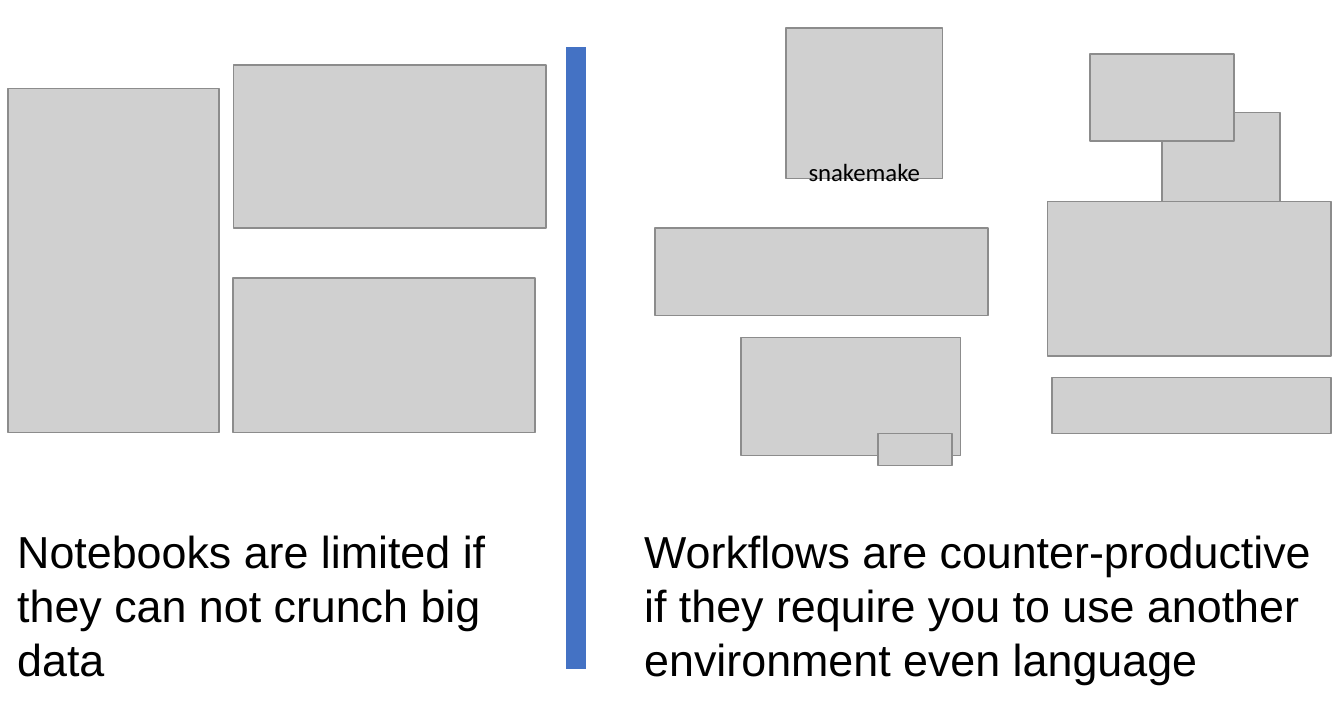
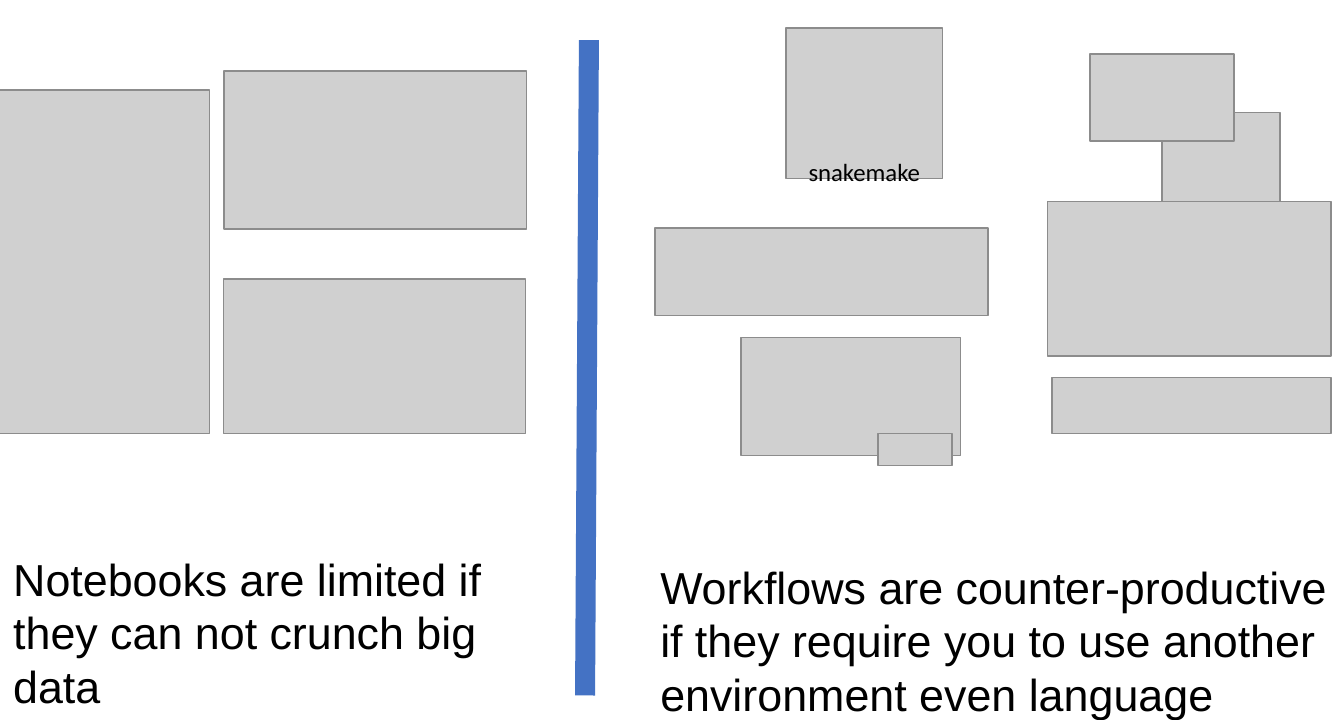
Before and after one commit to vatlab/sos-docs, a slide deck: slide 1 of src/media/interactive-vs-workflow.pptx (slide 2 before the commit). Drawn at 1344x720 pixels with LibreOffice and Linux fonts; fonts in the diff are those of the drawing; grey boxes stand for pictures. Boxes give left, top, right and bottom in pixels: in the first picture for what was removed or moved away, otherwise in the second. Text is boxed around its words. In the diff, an @@ line names an element or a change of style, - is before the commit and + after.

```diff
--- a/src/media/interactive-vs-workflow.pptx
+++ b/src/media/interactive-vs-workflow.pptx
@@ line moved from (576, 48) - (576, 670) to (589, 40) - (585, 696) @@
@@ picture: place and size @@
-picture at [7, 89, 219, 434]
+picture at [0, 89, 210, 434]
@@ picture: place and size @@
-picture at [233, 65, 546, 228]
+picture at [225, 71, 527, 229]
@@ picture: place and size @@
-picture at [233, 278, 536, 432]
+picture at [223, 279, 526, 434]
@@ text "Notebooks are limited if they ...": place and size @@
-text "Notebooks are limited if they ..." at [17, 535, 485, 677]
+text "Notebooks are limited if they ..." at [13, 563, 481, 704]
@@ text "Workflows are counter-productive if they ...": place and size @@
-text "Workflows are counter-productive if they ..." at [644, 535, 1311, 685]
+text "Workflows are counter-productive if they ..." at [660, 571, 1327, 720]
```
Also in this commit, not shown: 1 slide removed, 1 other file.
